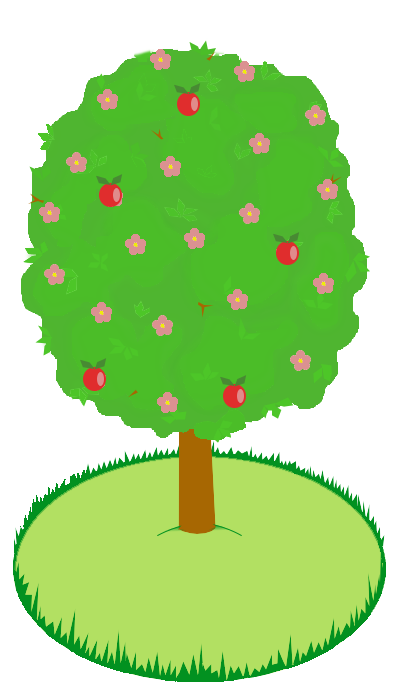
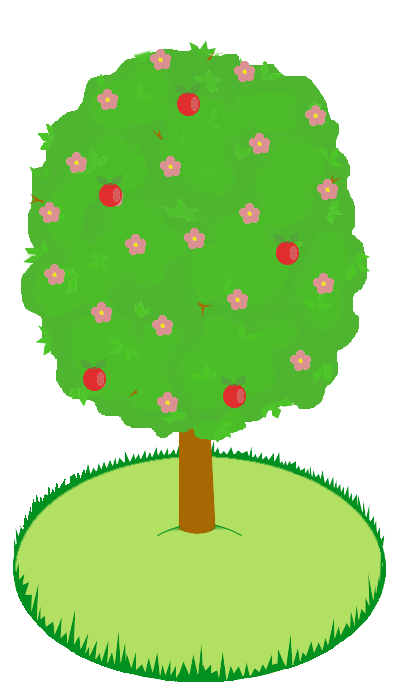
Layer changes from the first (400, 700) image to the second:
painted on "дерево - 24" over [80,83,299,403]
